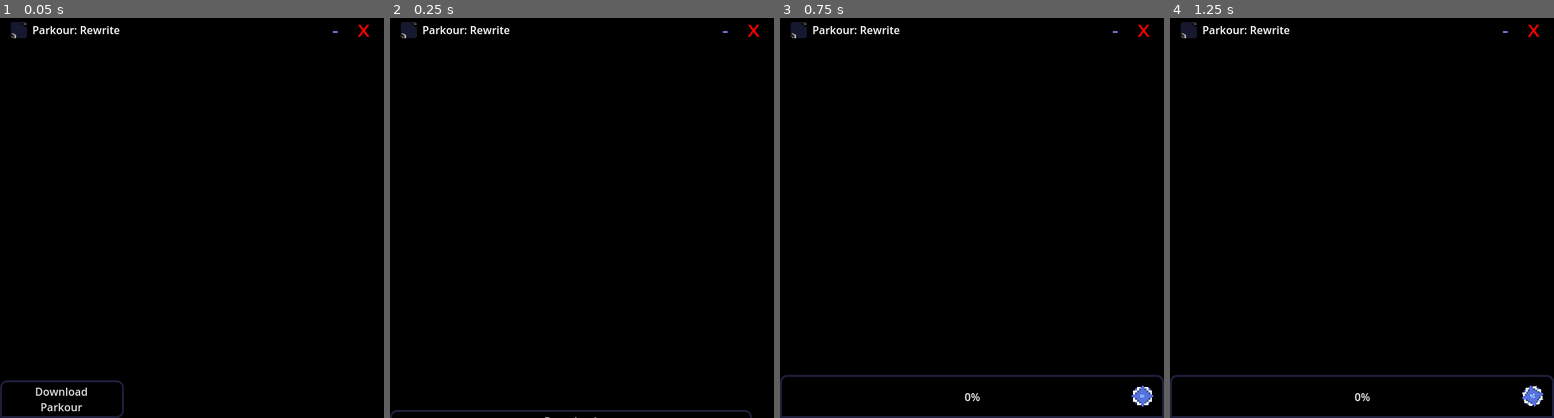
Above: before the commit, frames 1-4 (left to right).
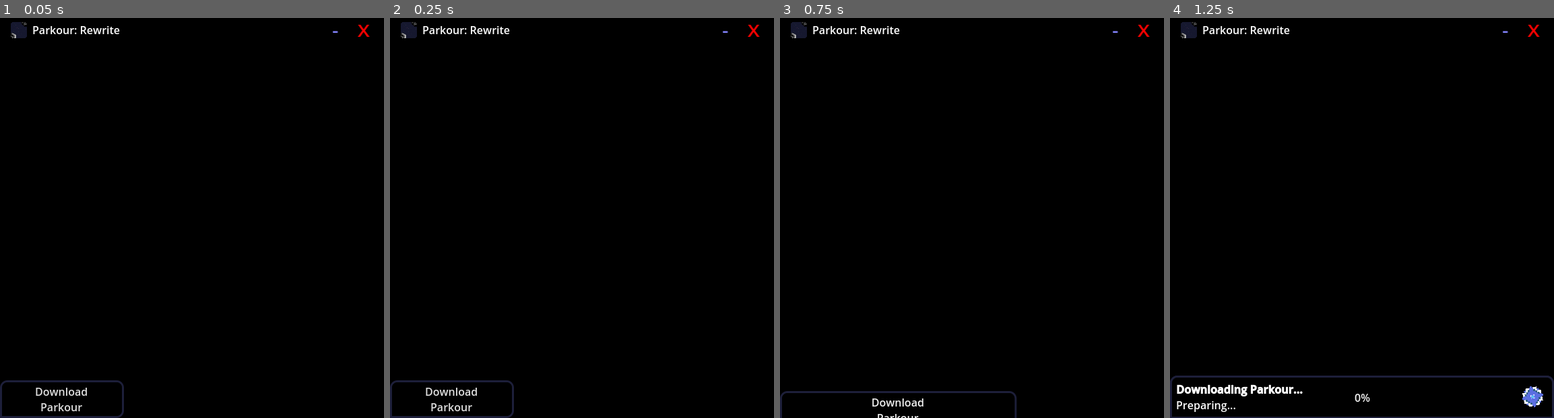
Above: after the commit, the same moments.

Repository: brb-fr/ParkourLauncher
Game: Godot game, scene res://control.tscn
The game is run twice, just before and just after one commit, with the same random seed, the same clock (stepped at 60 frames per second) and the same inputs.
Inputs (mouse positions are in pixels of both pictures, inside the frame that each line leads up to):
- Up to frame 1 (0.05 s): no input
- Up to frame 2 (0.25 s): no input
- Up to frame 3 (0.75 s): click (841, 398) at 0.5 s, where only the run after the commit has a clickable "Download Parkour"
- Up to frame 4 (1.25 s): no input

Frame 1 is identical in both runs. In frame 2, 1.1% of the frame differs, in the area x 0-95%, y 90-100%; in frame 3, 1.8%, in the area x 0-100%, y 89-100%; in frame 4, 1.2%.
Error before the commit: Parse Error: Identifier "dow" not declared in the current scope. (res://control.gd:39)
Error after the commit: Invalid access to property or key 'mirror' on a base object of type 'Nil'. (res://control.gd:61)

Commit message:
SPEED TEST YAY

Diff:
--- a/control.gd
+++ b/control.gd
@@ -1,9 +1,17 @@
 extends ColorRect
 
 var holding := false
-var last_pos :=Vector2i()
+var last_pos := Vector2i()
 @onready var downloader: HTTPRequest = $Downloader
 @onready var github: HTTPRequest = $GithubGetter
+
+var downloading := false
+var last_bytes := 0
+var current_bytes := 0
+var Dsize := 123.0
+
+var last_time := 0.0
+var speed := 0.0
 
 func _on_sensor_button_down() -> void:
 	holding = true
@@ -11,29 +19,48 @@
 
 func _on_sensor_button_up() -> void:
 	holding = false
+
 func _process(delta: float) -> void:
 	if holding:
-		DisplayServer.window_set_position(DisplayServer.mouse_get_position()-last_pos)
+		DisplayServer.window_set_position(DisplayServer.mouse_get_position() - last_pos)
 
+	if downloading:
+		var now_time = Time.get_ticks_msec() / 1000.0
+		current_bytes = downloader.get_downloaded_bytes()
+
+		# update speed every 0.25 seconds
+		if now_time - last_time >= 1.5:
+			var delta_bytes = current_bytes - last_bytes
+			speed = delta_bytes / (now_time - last_time) / 1_000_000.0 # MB/s
+			last_time = now_time
+			last_bytes = current_bytes
+
+		var downloaded_mb = snapped(current_bytes / 1_000_000.0, 0.1)
+		var total_mb = snapped(Dsize / 1.048576, 0.1)
+		var speed_str = "%.1f" % speed
+
+		$LOWER/Text.text = "[b]Downloading Parkour...[/b]\n%s / %sMB - %sMB/s" % [downloaded_mb, total_mb, speed_str]
+		$LOWER/Bar.value = calcPercentage(downloaded_mb, total_mb)
 
 func _on_x_pressed() -> void:
 	get_tree().quit()
 
-
 func _on__pressed() -> void:
 	DisplayServer.window_set_mode(DisplayServer.WINDOW_MODE_MINIMIZED)
 
-#[b]Downlaoding Parkour...[/b]\nRetrieving necessary packages...
-#[b]Launching Parkour[/b]\nExecuting Parkour.exe
-#[b]Downloading Parkour...[/b]\n0 / 123MB - 1MB/s
-#[b]Downloading Parkour...[/b]\nPreparing...
-
 func _on_play_pressed() -> void:
 	$Anim.play("play")
-	$LOWER/Text.text = "[b]Downloading Parkour...[/b]\nRetrieving necessary packages..."
+	downloader.download_file = "user://Parkour.exeb"
+	$LOWER/Text.text = "[b]Downloading Parkour...[/b]\nRetrieving necessary data..."
+
 	github.request("https://raw.githubusercontent.com/brb-fr/Parkour-Updates/refs/heads/main/mirror")
 	var gh = await github.request_completed
-	if gh[0] == 200:
-		$LOWER/Text.text = "[b]Downloading Parkour...[/b]\nPreparing..."
-		downloader.request(JSON.parse_string(gh[3].get_string_from_utf8().mirror))
-		var dw = dow
+	$LOWER/Text.text = "[b]Downloading Parkour...[/b]\nPreparing..."
+
+	var dat = JSON.parse_string(gh[3].get_string_from_utf8())
+	downloader.request(dat.mirror)
+	Dsize = dat.size
+	downloading = true
+
+func calcPercentage(partialValue, totalValue) -> float:
+	return float(partialValue / totalValue) * 100.0
--- a/control.tscn
+++ b/control.tscn
@@ -11,7 +11,7 @@
 [sub_resource type="StyleBoxEmpty" id="StyleBoxEmpty_uchyk"]
 
 [sub_resource type="StyleBoxFlat" id="StyleBoxFlat_kbped"]
-bg_color = Color(0.198886, 0.243664, 0.506636, 1)
+bg_color = Color(0.160878, 0.199042, 0.425822, 1)
 border_width_left = 3
 border_width_top = 3
 border_width_right = 2
@@ -122,7 +122,7 @@
 "times": PackedFloat32Array(0),
 "transitions": PackedFloat32Array(1),
 "update": 0,
-"values": [Vector2(188, 277)]
+"values": [Vector2(0, 544)]
 }
 tracks/1/type = "value"
 tracks/1/imported = false
@@ -354,10 +354,8 @@
 anchors_preset = 2
 anchor_top = 1.0
 anchor_bottom = 1.0
-offset_left = 188.0
-offset_top = -323.0
-offset_right = 372.0
-offset_bottom = -267.0
+offset_top = -56.0
+offset_right = 184.0
 grow_vertical = 0
 theme_override_styles/focus = SubResource("StyleBoxEmpty_kbped")
 theme_override_styles/hover = SubResource("StyleBoxFlat_iy58a")
@@ -371,7 +369,6 @@
 libraries = {
 &"": SubResource("AnimationLibrary_iy58a")
 }
-autoplay = "play"
 
 [node name="Downloader" type="HTTPRequest" parent="."]
 download_chunk_size = 450000
